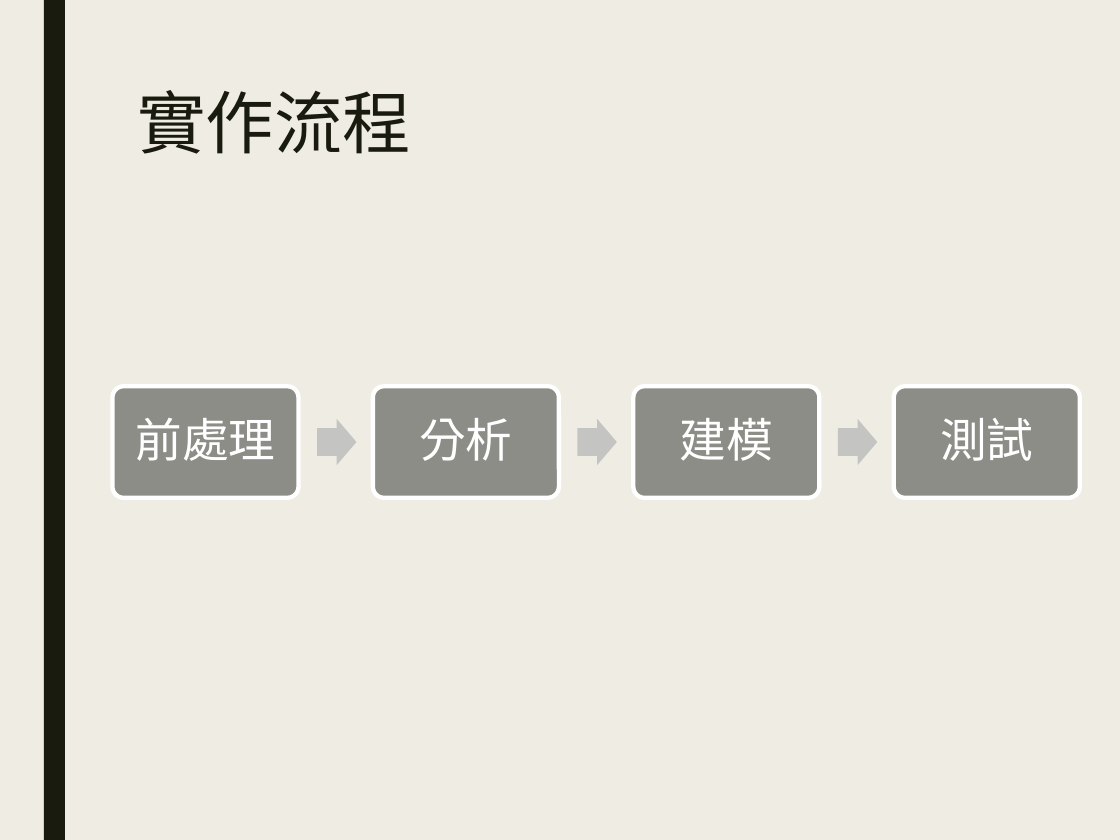
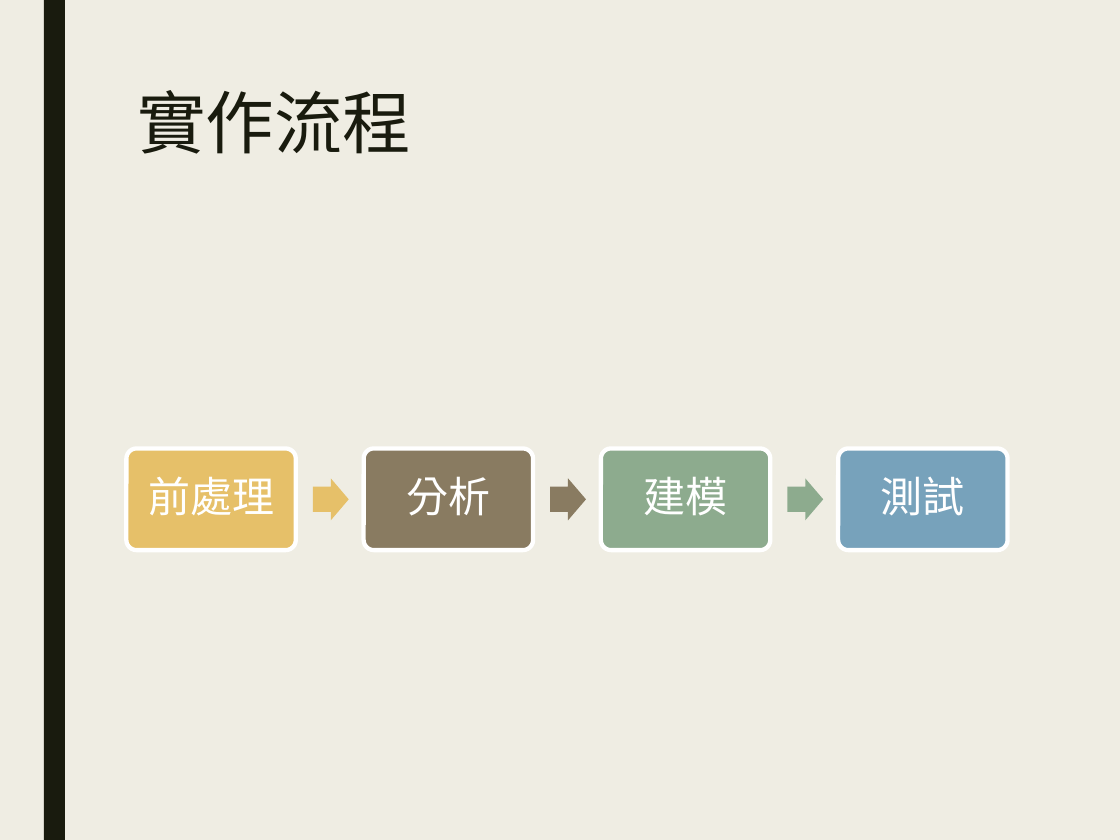
Before and after one commit to Niomoo/nckudm, a slide deck: slide 2 of Final Project/TITANIC資料分析.pptx. Drawn at 1120x840 pixels with LibreOffice and Linux fonts; fonts in the diff are those of the drawing. Boxes give left, top, right and bottom in pixels: in the first picture for what was removed or moved away, otherwise in the second. Text is boxed around its words. In the diff, an @@ line names an element or a change of style, - is before the commit and + after.

Commit message:
Update presentation file

```diff
--- a/Final Project/TITANIC資料分析.pptx
+++ b/Final Project/TITANIC資料分析.pptx
@@ rounded rectangle: place and size @@
-rounded rectangle at box(112, 386, 298, 498)
+rounded rectangle at box(127, 448, 296, 550)
@@ rounded rectangle at box(127, 448, 296, 550): fill #8C8D86 to #E6C069 @@
@@ rounded rectangle: place and size @@
-rounded rectangle at box(373, 386, 559, 498)
+rounded rectangle at box(364, 448, 533, 550)
@@ rounded rectangle at box(364, 448, 533, 550): fill #8C8D86 to #897B61 @@
@@ rounded rectangle: place and size @@
-rounded rectangle at box(633, 386, 819, 498)
+rounded rectangle at box(601, 448, 771, 550)
@@ rounded rectangle at box(601, 448, 771, 550): fill #8C8D86 to #8DAB8E @@
@@ rounded rectangle: place and size @@
-rounded rectangle at box(894, 386, 1080, 498)
+rounded rectangle at box(838, 448, 1007, 550)
@@ rounded rectangle at box(838, 448, 1007, 550): fill #8C8D86 to #77A2BB @@
@@ text "前處理": place and size @@
-text "前處理" at box(135, 418, 275, 461)
+text "前處理" at box(148, 476, 274, 516)
@@ right arrow: place and size @@
-right arrow at box(317, 419, 356, 465)
+right arrow at box(312, 478, 348, 521)
@@ right arrow at box(312, 478, 348, 521): fill #C5C5C3 to #E6C069 @@
@@ text "分析": place and size @@
-text "分析" at box(419, 418, 512, 461)
+text "分析" at box(406, 476, 490, 516)
@@ right arrow: place and size @@
-right arrow at box(578, 419, 617, 465)
+right arrow at box(550, 478, 586, 521)
@@ right arrow at box(550, 478, 586, 521): fill #C5C5C3 to #897B61 @@
@@ text "建模": place and size @@
-text "建模" at box(680, 418, 773, 461)
+text "建模" at box(644, 477, 728, 515)
@@ right arrow: place and size @@
-right arrow at box(838, 419, 877, 465)
+right arrow at box(787, 478, 823, 521)
@@ right arrow at box(787, 478, 823, 521): fill #C5C5C3 to #8DAB8E @@
@@ size 30 to 27 pt; less space between paragraphs in 4 elements at box(148, 476, 274, 516), box(406, 476, 490, 516), box(644, 477, 728, 515), box(881, 477, 965, 516) @@
@@ text "測試": place and size @@
-text "測試" at box(940, 418, 1033, 461)
+text "測試" at box(881, 477, 965, 516)
```
Also in this commit, not shown: 3 other slides changed, 5 slides added.
